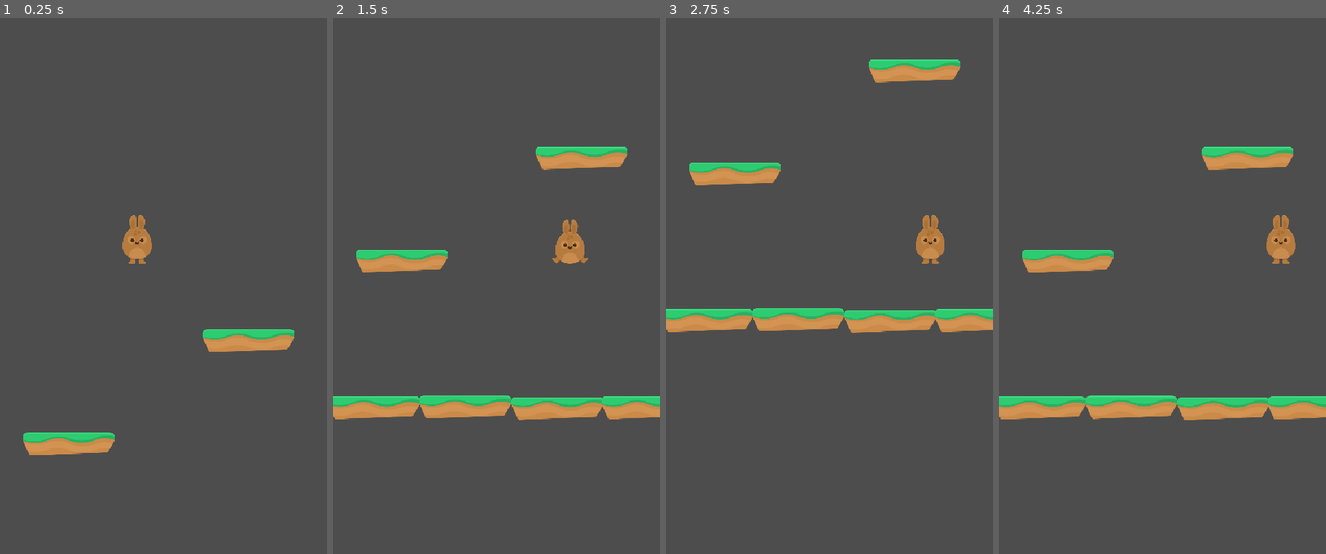
Above: before the commit, frames 1-4 (left to right).
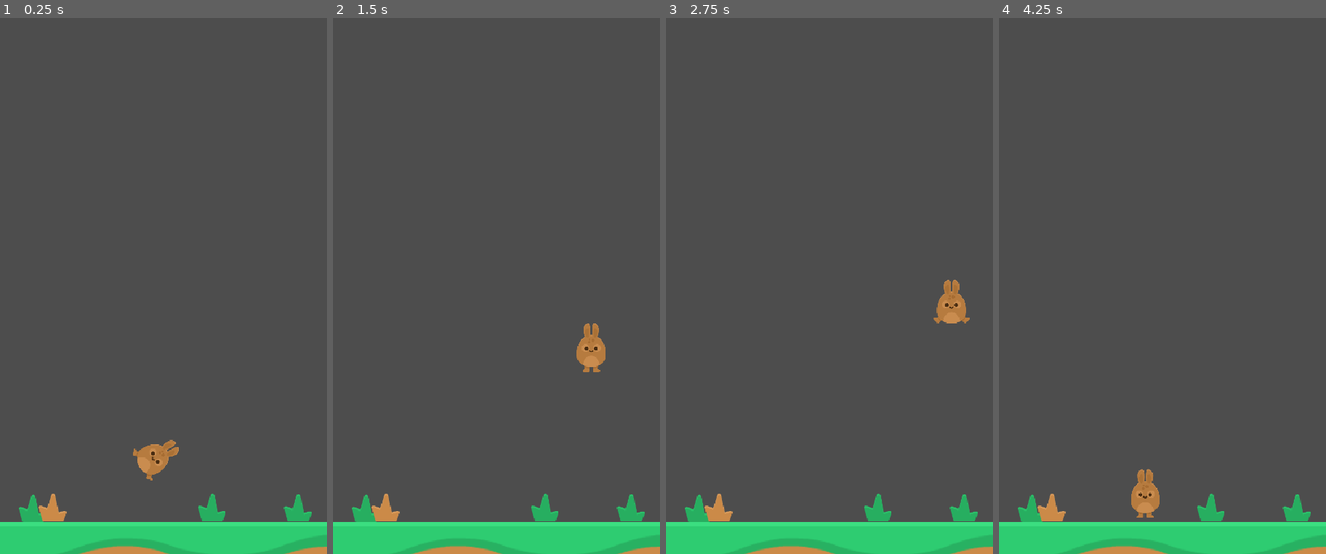
Above: after the commit, the same moments.

Repository: StefanLock/happy-hopper-quest
Game: Godot game, scene res://scenes/game.tscn
The game is run twice, just before and just after one commit, with the same random seed, the same clock (stepped at 60 frames per second) and the same inputs.
Inputs:
- Up to frame 1 (0.25 s): no input
- Up to frame 2 (1.5 s): hold Right (move_right) 0.53-1.28 s; hold Left (move_left) from 1.28 s (still down)
- Up to frame 3 (2.75 s): release Left (move_left) at 2.03 s; hold Right (move_right) from 2.03 s (still down)
- Up to frame 4 (4.25 s): release Right (move_right) at 3.53 s; hold Left (move_left) from 3.53 s (still down); tap R (reset, bound only after the commit) at 4.15 s

The runs differ from the first frame. In frame 1, 10% of the frame differs, in the area x 0-100%, y 36-100%; in frame 2, 14%; in frame 3, 14%; in frame 4, 14%, in the area x 0-100%, y 24-100%.

Commit message:
camera fixes and platform logic

Diff:
--- a/project.godot
+++ b/project.godot
@@ -37,6 +37,16 @@
 , Object(InputEventKey,"resource_local_to_scene":false,"resource_name":"","device":-1,"window_id":0,"alt_pressed":false …(183 unchanged characters)…
 ]
 }
+quit={
+"deadzone": 0.2,
+"events": [Object(InputEventKey,"resource_local_to_scene":false,"resource_name":"","device":-1,"window_id":0,"alt_pressed":false,"shift_pressed":false,"ctrl_pressed":false,"meta_pressed":false,"pressed":false,"keycode":0,"physical_keycode":4194305,"key_label":0,"unicode":0,"location":0,"echo":false,"script":null)
+]
+}
+reset={
+"deadzone": 0.2,
+"events": [Object(InputEventKey,"resource_local_to_scene":false,"resource_name":"","device":-1,"window_id":0,"alt_pressed":false,"shift_pressed":false,"ctrl_pressed":false,"meta_pressed":false,"pressed":false,"keycode":0,"physical_keycode":82,"key_label":0,"unicode":114,"location":0,"echo":false,"script":null)
+]
+}
 
 [input_devices]
 
--- a/scenes/game.tscn
+++ b/scenes/game.tscn
@@ -2,28 +2,15 @@
 
 [ext_resource type="Script" uid="uid://i8cxoe3bqa8k" path="res://scripts/game.gd" id="1_uwrxv"]
 [ext_resource type="PackedScene" uid="uid://cvdij33em0wrk" path="res://scenes/player.tscn" id="2_yqjtg"]
-[ext_resource type="PackedScene" uid="uid://ytnf0p02nem3" path="res://scenes/platform.tscn" id="3_lnu2h"]
+[ext_resource type="PackedScene" uid="uid://c54caxdmf2r56" path="res://scenes/ground.tscn" id="3_lnu2h"]
 
 [node name="Game" type="Node2D"]
 script = ExtResource("1_uwrxv")
 
 [node name="Player" parent="." instance=ExtResource("2_yqjtg")]
-position = Vector2(226, 374)
+position = Vector2(261, 897)
 
-[node name="Platform" parent="." instance=ExtResource("3_lnu2h")]
-position = Vector2(-9, 925)
+[node name="PlatformParent" type="Node2D" parent="."]
 
-[node name="Platform5" parent="." instance=ExtResource("3_lnu2h")]
-position = Vector2(37, 683)
-
-[node name="Platform6" parent="." instance=ExtResource("3_lnu2h")]
-position = Vector2(334, 513)
-
-[node name="Platform2" parent="." instance=ExtResource("3_lnu2h")]
-position = Vector2(142, 924)
-
-[node name="Platform3" parent="." instance=ExtResource("3_lnu2h")]
-position = Vector2(294, 926)
-
-[node name="Platform4" parent="." instance=ExtResource("3_lnu2h")]
-position = Vector2(443, 925)
+[node name="Ground" parent="." instance=ExtResource("3_lnu2h")]
+position = Vector2(1, 905)
--- /dev/null
+++ b/scenes/ground.tscn
@@ -0,0 +1,49 @@
+[gd_scene load_steps=6 format=3 uid="uid://c54caxdmf2r56"]
+
+[ext_resource type="Script" uid="uid://dw0ltcnj7p6rd" path="res://scripts/platform.gd" id="1_mi8v4"]
+[ext_resource type="Texture2D" uid="uid://ccpunxy7r18ow" path="res://assets/PNG/Environment/ground_grass.png" id="2_lmksl"]
+[ext_resource type="Texture2D" uid="uid://cif37nb22d84i" path="res://assets/PNG/Environment/grass1.png" id="3_lmksl"]
+[ext_resource type="Texture2D" uid="uid://dyijktedu6xw8" path="res://assets/PNG/Environment/grass_brown1.png" id="4_w5yvf"]
+
+[sub_resource type="RectangleShape2D" id="RectangleShape2D_ba0x2"]
+size = Vector2(1355, 40)
+
+[node name="Ground" type="Area2D"]
+scale = Vector2(0.4, 0.4)
+collision_layer = 2
+script = ExtResource("1_mi8v4")
+
+[node name="Sprite2D" type="Sprite2D" parent="."]
+z_index = 100
+position = Vector2(-130, 5)
+scale = Vector2(4.38226, 4.18675)
+texture = ExtResource("2_lmksl")
+centered = false
+
+[node name="CollisionShape2D" type="CollisionShape2D" parent="."]
+position = Vector2(677.5, 20)
+scale = Vector2(1, 1)
+shape = SubResource("RectangleShape2D_ba0x2")
+
+[node name="Grass1" type="Sprite2D" parent="."]
+position = Vector2(1225, -55)
+scale = Vector2(2, 2)
+texture = ExtResource("3_lmksl")
+
+[node name="Grass2" type="Sprite2D" parent="."]
+z_index = 2
+position = Vector2(870, -57.5)
+scale = Vector2(2, 2)
+texture = ExtResource("3_lmksl")
+
+[node name="Grass3" type="Sprite2D" parent="."]
+position = Vector2(130, -52.5)
+scale = Vector2(2, 2)
+texture = ExtResource("3_lmksl")
+
+[node name="GrassBrown1" type="Sprite2D" parent="."]
+position = Vector2(212.5, -57.5)
+scale = Vector2(2, 2)
+texture = ExtResource("4_w5yvf")
+
+[connection signal="body_entered" from="." to="." method="_on_body_entered"]
--- a/scripts/game.gd
+++ b/scripts/game.gd
@@ -1,6 +1,10 @@
 extends Node
 
+@onready var platform_parent: Node2D = $PlatformParent
+
 var camera_scene = preload("res://scenes/game_camera.tscn")
+var platform_scene = preload("res://scenes/platform.tscn")
+
 var camera = null
 
 func _ready() -> void:
@@ -8,8 +12,15 @@
 	camera.setup_camera($Player)
 	add_child(camera)
 
-
-
 # Called every frame. 'delta' is the elapsed time since the previous frame.
 func _process(delta: float) -> void:
-	pass
+	if Input.is_action_just_pressed("quit"):
+		get_tree().quit()
+	if Input.is_action_just_pressed("reset"):
+		get_tree().reload_current_scene()
+
+func create_platform(location: Vector2):
+	var platform = platform_scene.instantiate()
+	platform.global_position = location
+	platform_parent.add_child(platform)
+	return platform
--- a/scripts/game_camera.gd
+++ b/scripts/game_camera.gd
@@ -1,12 +1,21 @@
 extends Camera2D
 
 var player: Player = null
+var viewport_size
 
 func _ready() -> void:
-	global_position.x = get_viewport_rect().size.x / 2
+	var viewport_size = get_viewport_rect().size
+	global_position.x = viewport_size.x / 2
+
+	limit_bottom = viewport_size.y
+	limit_left = 0
+	limit_right = viewport_size.x
 
 func _process(delta: float) -> void:
-	pass
+	if player:
+		var limit_distance = 600
+		if limit_bottom > player.global_position.y + limit_distance:
+			limit_bottom = player.global_position.y + limit_distance
 
 func setup_camera(_player: Player):
 	if _player:
--- a/scripts/player.gd
+++ b/scripts/player.gd
@@ -2,14 +2,24 @@
 class_name Player
 
 @onready var animation_player: AnimationPlayer = $AnimationPlayer
+@onready var sprite_2d: Sprite2D = $Sprite2D
 
 var speed: float = 300.0
 var gravity: float = 15.0
 var jump_velocity: float = -800.0
 var max_fall_velocity:float = 1000.0
 var viewport_size: Vector2
+var do_a_flip: Tween
+
+func flip() -> void:
+	do_a_flip = create_tween()
+	var flip_dir = [-1, 1].pick_random()
+	do_a_flip.tween_property(sprite_2d, "rotation_degrees", 360.0 * flip_dir, 0.6).as_relative()
 
 func jump() -> void:
+	if randf() < 0.5:
+		flip()
+
 	velocity.y = jump_velocity
 
 func _ready() -> void:
